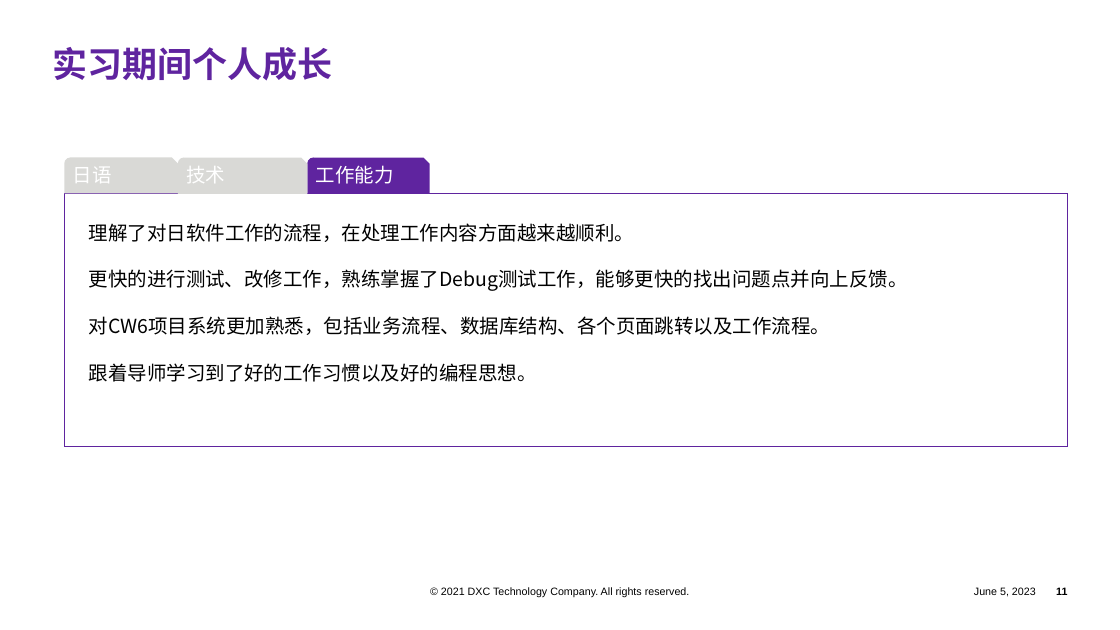
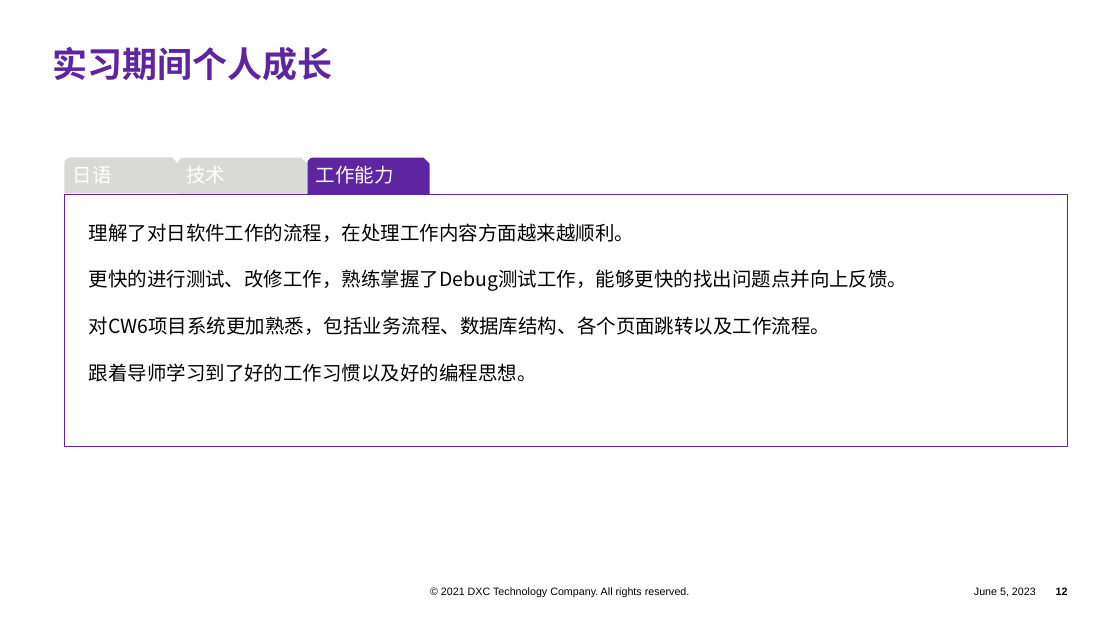
Before and after one commit to pangpangzhuxiaoyu/zhubiye, a slide deck: slide 12 of company space/实习报告/实习报告_朱赫 [.pptx (slide 11 before the commit). Drawn at 1120x630 pixels with LibreOffice and Linux fonts; fonts in the diff are those of the drawing; background and template pictures are left out. Boxes give left, top, right and bottom in pixels: in the first picture for what was removed or moved away, otherwise in the second. Text is boxed around its words. In the diff, an @@ line names an element or a change of style, - is before the commit and + after.

```diff
--- a/company space/实习报告/实习报告_朱赫 [.pptx
+++ b/company space/实习报告/实习报告_朱赫 [.pptx
@@ rectangle "理解了对日软件工作的流程，在处理工作内容方面越来越顺利。" at <box>64,194,1068,447</box>: outline #5F249F 0.75 pt to #5F249F 0.5 pt @@
@@ page number at <box>1056,587,1068,595</box>: text changed @@
-11
+12
```
Also in this commit, not shown: 1 other slide changed, 1 slide added, 5 other files.
